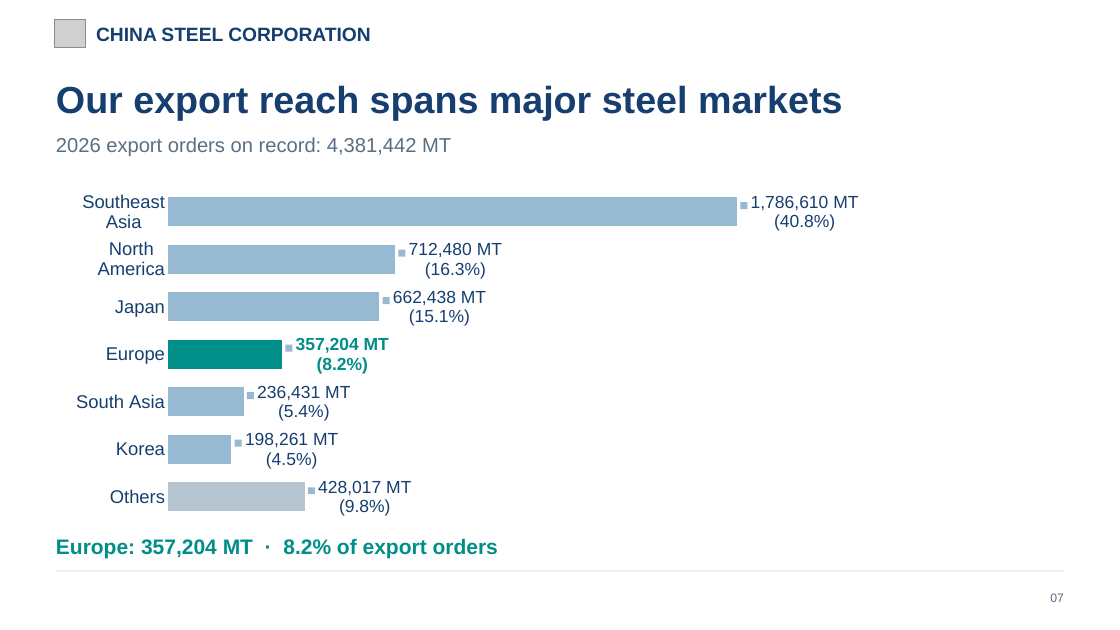
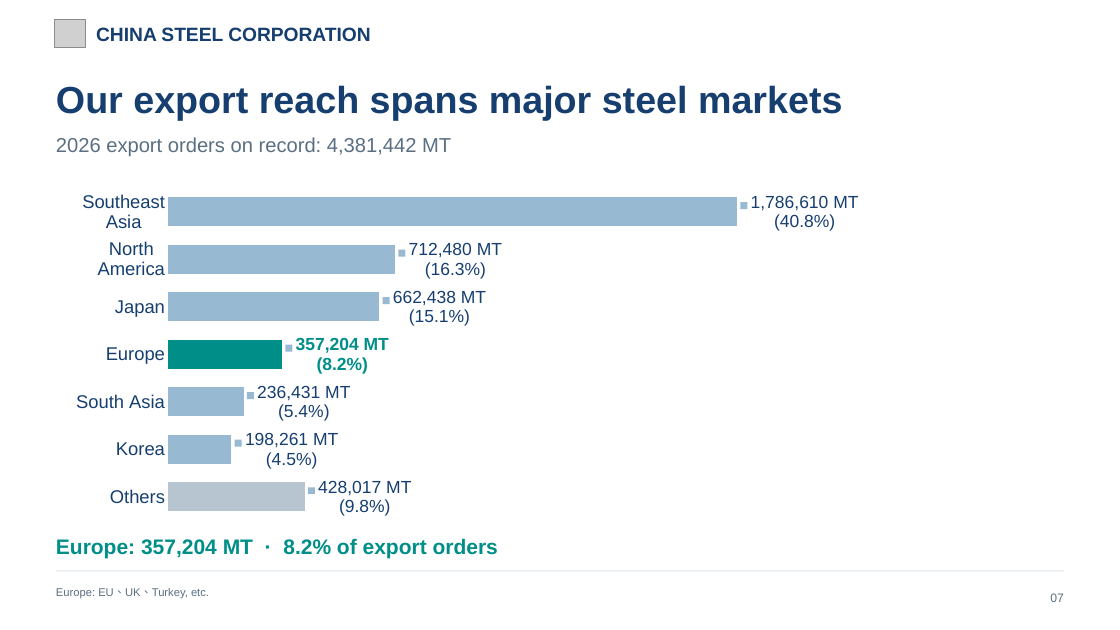
Before and after one commit to evawang0328/csc-germany-uk-trip-2026, a slide deck: slide 8 of CSC_Europe_Nov2026_20261109.pptx. Drawn at 1120x630 pixels with LibreOffice and Linux fonts; fonts in the diff are those of the drawing; grey boxes stand for pictures. Boxes give left, top, right and bottom in pixels: in the first picture for what was removed or moved away, otherwise in the second. Text is boxed around its words. In the diff, an @@ line names an element or a change of style, - is before the commit and + after.

```diff
--- a/CSC_Europe_Nov2026_20261109.pptx
+++ b/CSC_Europe_Nov2026_20261109.pptx
@@ text added at (56,588,209,599), 9.6 pt, text #5A6F82 @@
+Europe: EU、UK、Turkey, etc.
```
Also in this commit, not shown: 3 other slides changed, 1 other file.
